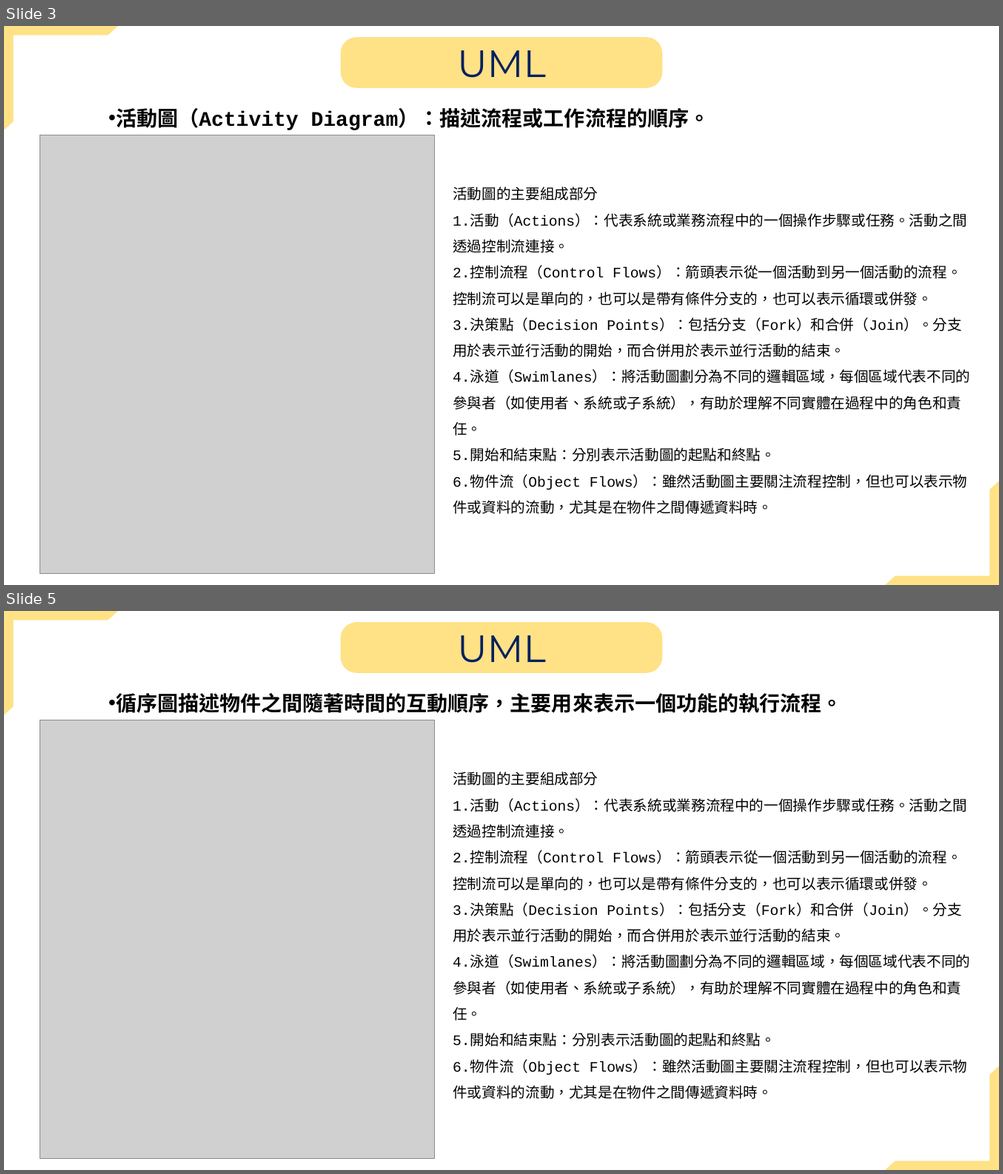
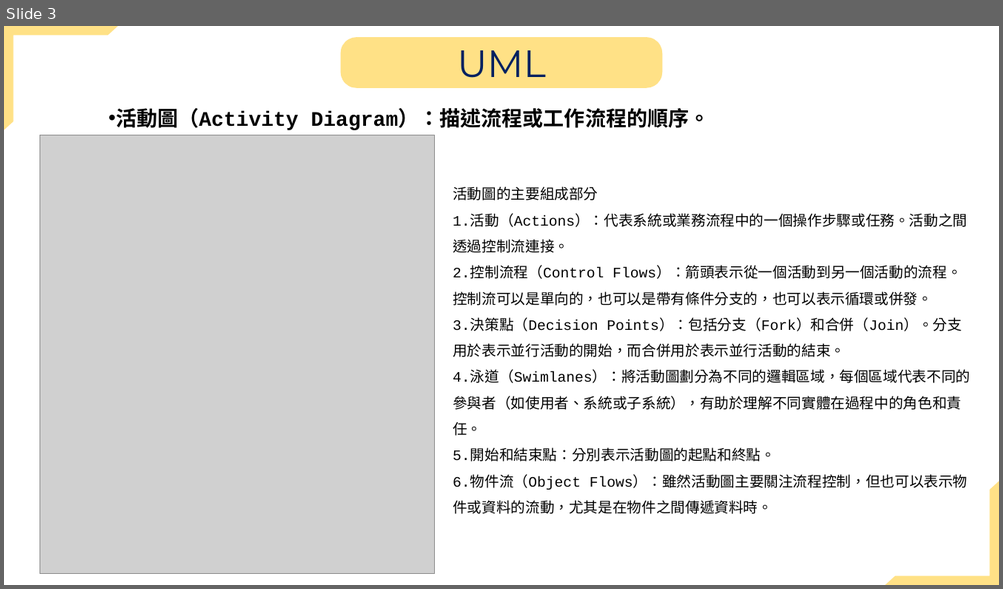
Before and after one commit to jiakai912/114201_poject, a slide deck: uml報告.pptx. Shown one above the other, each under a label of ours: slides 3 and 5 before the commit, slide 3 after it; the slides between them are not shown. The pictures are 1003x1174 and 1003x589 pixels, drawn with LibreOffice and Linux fonts; fonts in the diff are those of the drawing; grey boxes stand for pictures. Boxes give left, top, right and bottom in pixels: in the first picture for what was removed or moved away, otherwise in the second. Text is boxed around its words. In the diff, an @@ line names an element or a change of style, - is before the commit and + after.

```diff
--- a/uml報告.pptx
+++ b/uml報告.pptx
@@ slide 5 removed at box(4, 611, 999, 1170), background #FFFFFF @@
@@ half frame removed at box(4, 611, 118, 715) @@
@@ rounded rectangle removed at box(341, 622, 662, 673) @@
-UML
@@ text removed at box(116, 693, 842, 713) @@
-• 循序圖描述物件之間隨著時間的互動順序，主要用來表示一個功能的執行流程。
@@ picture removed at box(40, 721, 435, 1159) @@
@@ text removed at box(452, 772, 970, 1075) @@
-活動圖的主要組成部分
-1.活動（Actions）：代表系統或業務流程中的一個操作步驟或任務。活動之間透過控制流連接。
-2.控制流程（Control Flows）：箭頭表示從一個活動到另一個活動的流程。控制流可以是單向的，也可以是帶有條件分支的，也可以表示循環或併發。
-3.決策點（Decision Points）：包括分支（Fork）和合併（Join）。分支用於表示並行活動的開始，而合併用於表示並行活動的結束。
-4.泳道（Swimlanes）：將活動圖劃分為不同的邏輯區域，每個區域代表不同的參與者（如使用者、系統或子系統），有助於理解不同實體在過程中的角色和責任。
-5.開始和結束點：分別表示活動圖的起點和終點。
-6.物件流（Object Flows）：雖然活動圖主要關注流程控制，但也可以表示物件或資料的流動，尤其是在物件之間傳遞資料時。
@@ half frame removed at box(885, 1067, 999, 1170) @@
```
Also in this commit, not shown: 2 slides changed.
